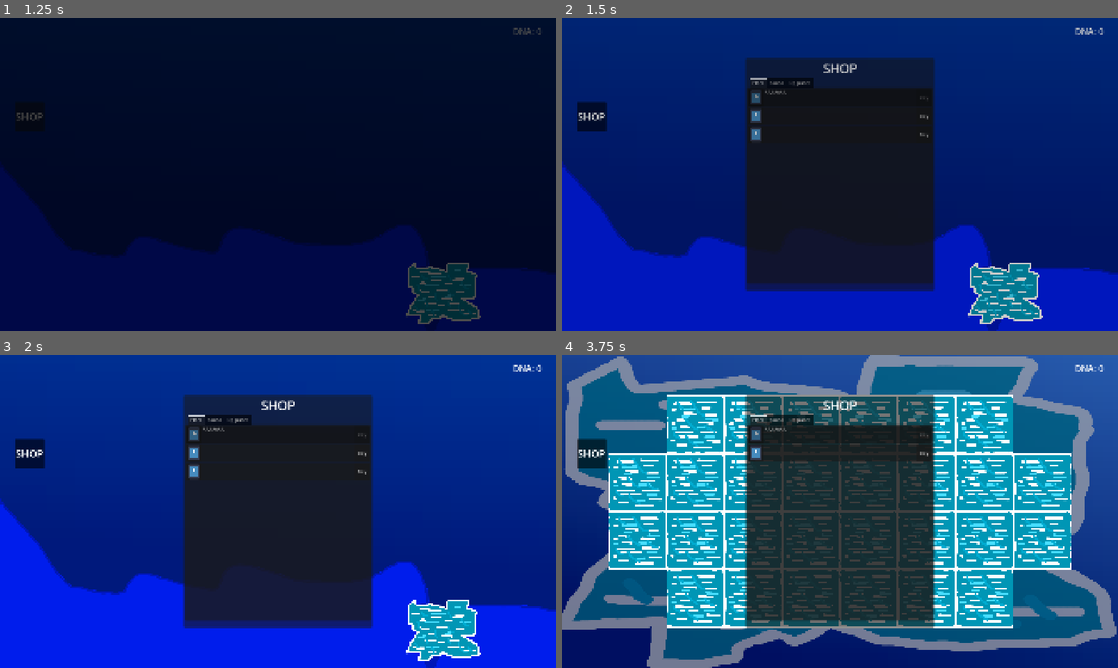
Above: before the commit, frames 1-4 (two rows, left to right).
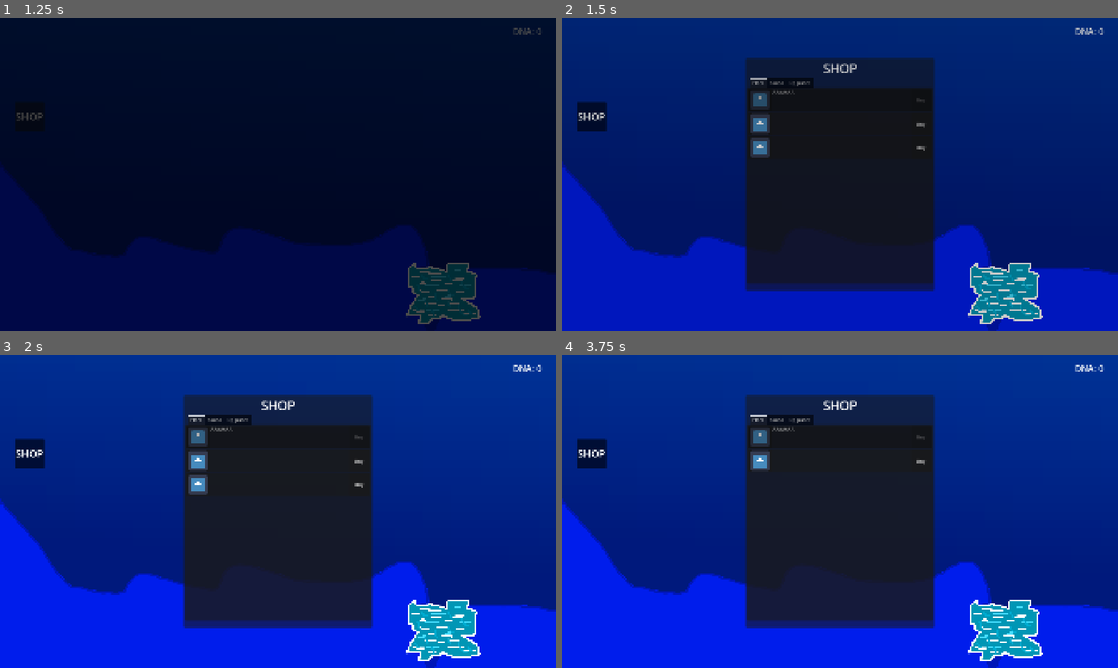
Above: after the commit, the same moments.

Repository: Lucasc0-Git/fishstem
Game: Godot game, scene res://scenes/ui/start_scene.tscn
Two runs of this game, one before a commit and one after it. Both use one fixed random seed, a clock stepped at 60 frames per second and the inputs below. The engine's default icon, where the game draws it, is replaced by a stand-in: a white triangle on a blue panel in a dark square.
Inputs (mouse positions are in pixels of both pictures, inside the frame that each line leads up to):
- Up to frame 1 (1.25 s): click "Play" at 0.5 s
- Up to frame 2 (1.5 s): click "SHOP" at 1.25 s
- Up to frame 3 (2 s): no input
- Up to frame 4 (3.75 s): click "Buy" at 2 s; tap Enter at 2.75 s; drag from (1006, 630) to (895, 442) at 2.77 s; click (617, 630) at 3.5 s, where only the run after the commit has a clickable "Back"

Frame 1 is identical in both runs. In frame 2, 0.6% of the frame differs, in the area x 33-66%, y 23-45%; in frame 3, 0.7%; in frame 4, 80%, in the area x 0-100%, y 0-100%.

Commit message:
A lot of small changes

Diff:
--- a/scenes/main/minigames/minigame.tscn
+++ b/scenes/main/minigames/minigame.tscn
@@ -2,11 +2,36 @@
 
 [ext_resource type="Script" uid="uid://r65quw4wyk08" path="res://scripts/main/minigames/base_minigame.gd" id="1_j055w"]
 [ext_resource type="Script" uid="uid://c7y7de773ty3w" path="res://scripts/main/minigames/minigame_camera.gd" id="2_ncifb"]
+[ext_resource type="Theme" uid="uid://dbtfoo2xn6vwi" path="res://themes/DefaultTheme.tres" id="2_wsvcx"]
 
 [node name="Minigame" type="Node2D" unique_id=784382624]
 script = ExtResource("1_j055w")
 
 [node name="UI" type="CanvasLayer" parent="." unique_id=1740923505]
 
+[node name="Control" type="Control" parent="UI" unique_id=795938918]
+layout_mode = 3
+anchors_preset = 15
+anchor_right = 1.0
+anchor_bottom = 1.0
+grow_horizontal = 2
+grow_vertical = 2
+
+[node name="BackButton" type="Button" parent="UI/Control" unique_id=1611793622]
+custom_minimum_size = Vector2(200, 60)
+layout_mode = 1
+anchors_preset = 2
+anchor_top = 1.0
+anchor_bottom = 1.0
+offset_left = 100.0
+offset_top = -160.0
+offset_right = 300.0
+offset_bottom = -100.0
+grow_vertical = 0
+theme = ExtResource("2_wsvcx")
+text = "Back"
+
 [node name="Camera2D" type="Camera2D" parent="." unique_id=1468493679]
 script = ExtResource("2_ncifb")
+
+[connection signal="pressed" from="UI/Control/BackButton" to="." method="_on_back_button_pressed"]
--- a/scenes/ui/shop_item.tscn
+++ b/scenes/ui/shop_item.tscn
@@ -4,7 +4,7 @@
 [ext_resource type="Texture2D" uid="uid://c6xtxrsmcwuom" path="res://icon.svg" id="2_obnp4"]
 
 [node name="ShopItem" type="PanelContainer" unique_id=579119696]
-custom_minimum_size = Vector2(50, 60)
+custom_minimum_size = Vector2(50, 70)
 offset_right = 109.0
 offset_bottom = 60.0
 size_flags_horizontal = 3
@@ -27,6 +27,7 @@
 
 [node name="Icon" type="TextureRect" parent="HBoxContainer/PanelContainer/MarginContainer" unique_id=1718838172]
 unique_name_in_owner = true
+custom_minimum_size = Vector2(70, 70)
 layout_mode = 2
 texture = ExtResource("2_obnp4")
 expand_mode = 1
@@ -38,7 +39,7 @@
 
 [node name="BuyButton" type="Button" parent="HBoxContainer" unique_id=1510189759]
 unique_name_in_owner = true
-custom_minimum_size = Vector2(50, 0)
+custom_minimum_size = Vector2(70, 70)
 layout_mode = 2
 text = "Buy"
 
--- a/scripts/main/main.gd
+++ b/scripts/main/main.gd
@@ -2,6 +2,7 @@
 class_name Main
 
 @onready var map: Map = $Map
+@onready var hud: HUD = $HUD
 
 var available_purchases: Dictionary[String, bool] = {}
 var player_purchased: Dictionary[String, bool] = {}
--- a/scripts/main/minigames/base_minigame.gd
+++ b/scripts/main/minigames/base_minigame.gd
@@ -10,3 +10,7 @@
 
 func cleanup() -> void:
 	queue_free()
+
+
+func _on_back_button_pressed() -> void:
+	completed.emit(false, {})
--- a/scripts/player/player.gd
+++ b/scripts/player/player.gd
@@ -5,11 +5,16 @@
 
 @onready var camera: Camera2D = $Camera2D
 
-
+var main: Main = null
 var input_dir: Vector2 = Vector2.ZERO
 
 func _ready() -> void:
 	MinigameManager.minigame_finished.connect(_on_minigame_finished)
+
+	while not GameManager.game_loaded:
+		await get_tree().process_frame
+
+	main = GameManager.main
 
 func _process(_delta: float) -> void:
 	input_dir = Input.get_vector("move_left", "move_right", "move_up", "move_down")
@@ -19,14 +24,15 @@
 		global_position += input_dir.normalized() * (move_speed / camera.zoom.x) * delta
 
 
+func _input(event: InputEvent) -> void:
+	if not main: return
 
-func _input(event: InputEvent) -> void:
-
+	# Zoom
+	if main.hud.shop_visible: return
 	if event.is_action_pressed("zoom"):
 		camera.zoom += Vector2(0.2, 0.2)
 		if camera.zoom >= Vector2(4, 4):
 			camera.zoom = Vector2(4, 4)
-
 	elif event.is_action_pressed("unzoom"):
 		camera.zoom -= Vector2(0.2, 0.2)
 		if camera.zoom <= Vector2(1, 1):
--- a/scripts/ui/hud.gd
+++ b/scripts/ui/hud.gd
@@ -7,6 +7,7 @@
 
 @onready var debug_overlay: Control = $DEBUGOverlay
 
+var shop_visible: bool = false
 
 func _ready() -> void:
 	while not GameManager.game_loaded:
@@ -25,6 +26,7 @@
 
 func _on_shop_button_toggled(toggled_on: bool) -> void:
 	shop.visible = toggled_on
+	shop_visible = toggled_on
 
 func _input(event: InputEvent) -> void:
 
--- a/scripts/ui/pause_menu.gd
+++ b/scripts/ui/pause_menu.gd
@@ -1,10 +1,13 @@
 extends Control
 
 
+@onready var quit_button: Button = $VBoxContainer/QuitButton
 
 
 func _ready() -> void:
 	visible = false
+	if OS.get_name() == "Web":
+		quit_button.visible = false
 
 func _unhandled_input(event: InputEvent) -> void:
 
--- a/scripts/ui/start_scene.gd
+++ b/scripts/ui/start_scene.gd
@@ -1,7 +1,11 @@
 extends CanvasLayer
 class_name StartScene
 
+@onready var quit_button: Button = $Control/VBoxContainer/QuitButton
 
+func _ready() -> void:
+	if OS.get_name() == "Web":
+		quit_button.visible = false
 
 func _on_start_game_button_pressed() -> void:
 	GameManager.start_game()
Not shown, added: export_presets.cfg
Binary file added: fishstem-itch-cover-image.png
Not shown, added: fishstem-itch-cover-image.png.import
